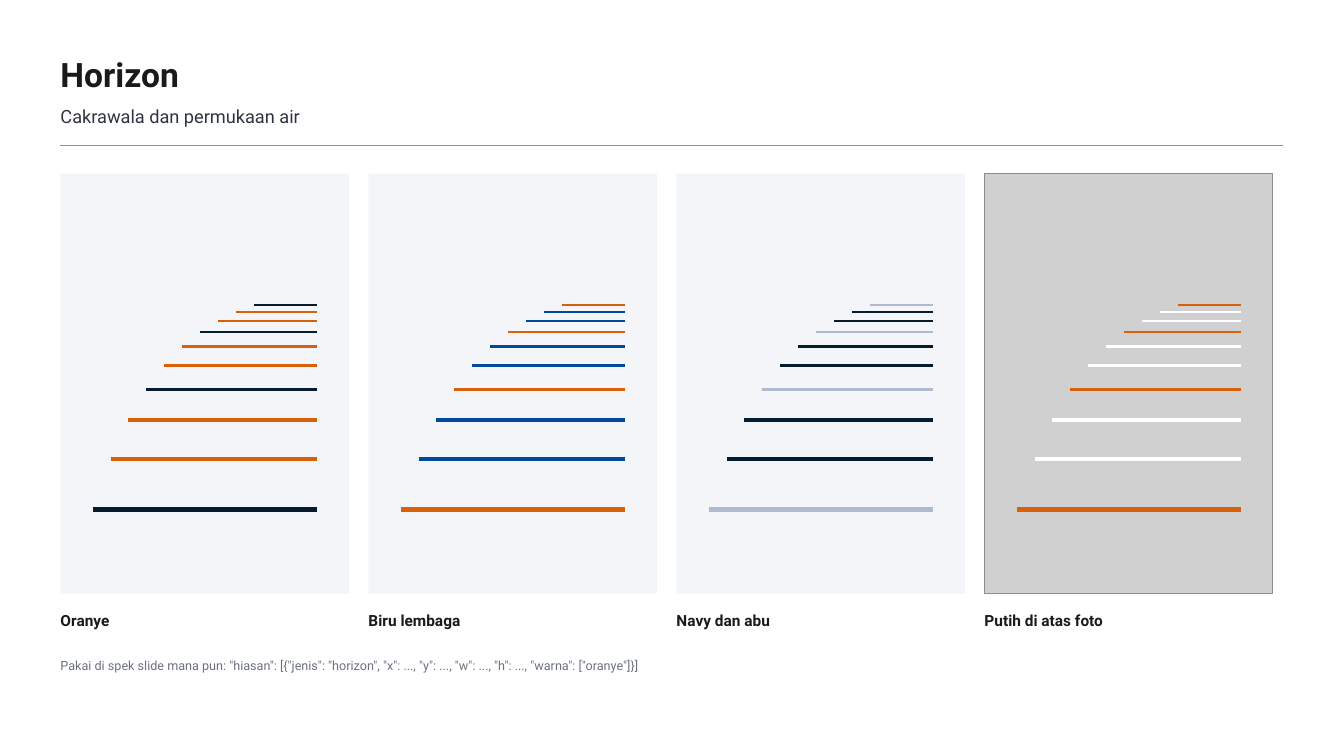
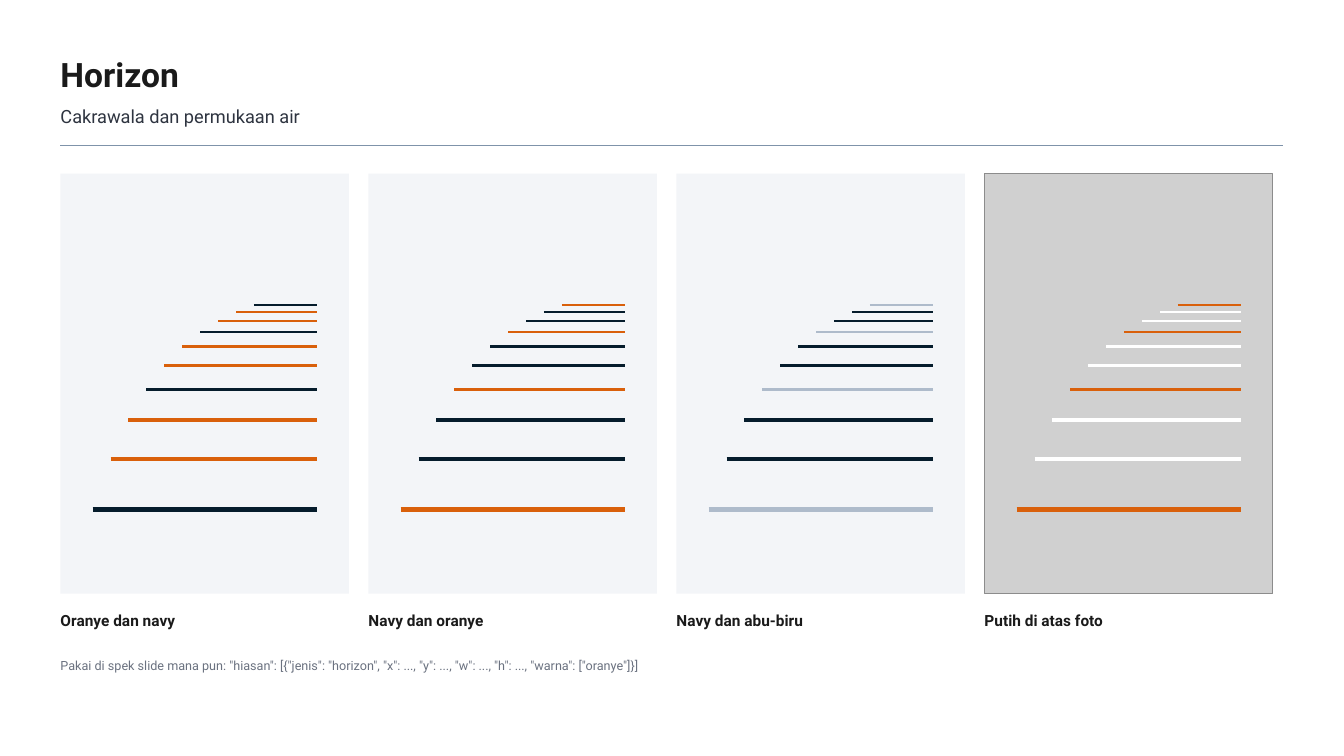
Before and after one commit to terasurbannetwork/poskokarhutla, a slide deck: slide 18 of docs/deck-bnpb/Elemen Grafis BNPB 311026/Katalog Elemen Grafis BNPB 311026.pptx. Drawn at 1344x756 pixels with LibreOffice and Linux fonts; fonts in the diff are those of the drawing; grey boxes stand for pictures. Boxes give left, top, right and bottom in pixels: in the first picture for what was removed or moved away, otherwise in the second. Text is boxed around its words. In the diff, an @@ line names an element or a change of style, - is before the commit and + after.

```diff
--- a/docs/deck-bnpb/Elemen Grafis BNPB 311026/Katalog Elemen Grafis BNPB 311026.pptx
+++ b/docs/deck-bnpb/Elemen Grafis BNPB 311026/Katalog Elemen Grafis BNPB 311026.pptx
@@ line (526, 321) - (625, 321): stroke #00499D 1.6 pt to #051C2C 1.6 pt @@
@@ line (544, 312) - (625, 312): stroke #00499D 1.4 pt to #051C2C 1.4 pt @@
@@ line (490, 347) - (625, 347): stroke #00499D 2 pt to #051C2C 2 pt @@
@@ line (473, 365) - (625, 365): stroke #00499D 2.2 pt to #051C2C 2.2 pt @@
@@ line (437, 420) - (625, 420): stroke #00499D 2.6 pt to #051C2C 2.6 pt @@
@@ line (418, 460) - (625, 460): stroke #00499D 2.8 pt to #051C2C 2.8 pt @@
@@ text at <box>60,614,175,630</box>: text changed @@
-Oranye
+Oranye dan navy
@@ text at <box>368,614,483,630</box>: text changed @@
-Biru lembaga
+Navy dan oranye
@@ text at <box>676,614,803,630</box>: text changed @@
-Navy dan abu
+Navy dan abu-biru
```
Also in this commit, not shown: 20 other slides changed, 6 slides added, 5 other files.
